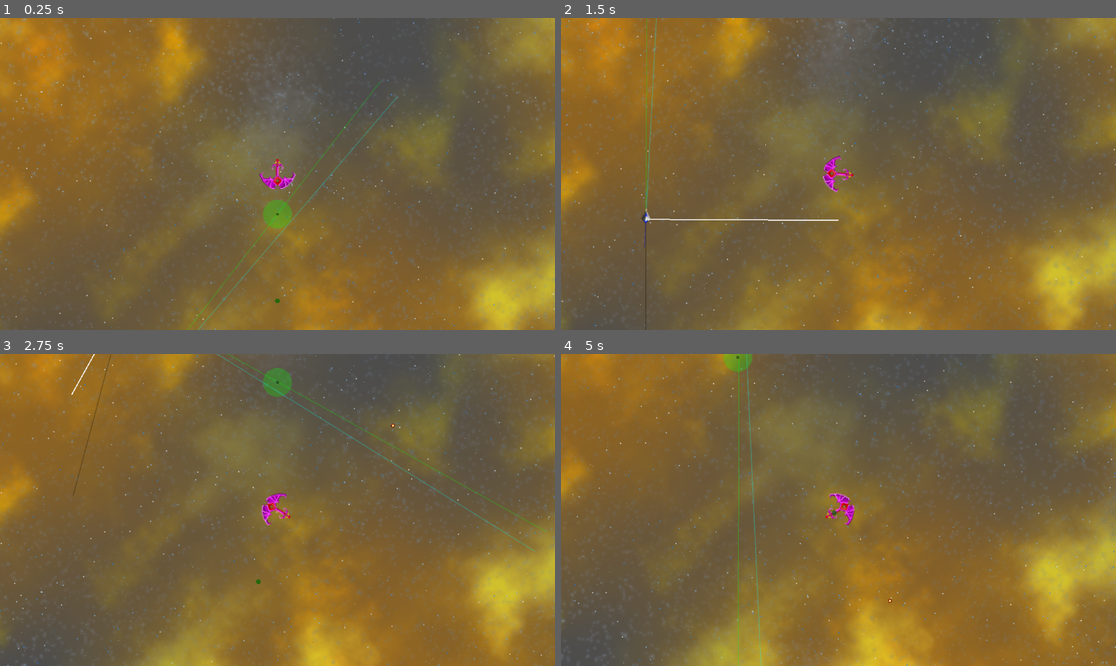
Above: before the commit, frames 1-4 (two rows, left to right).
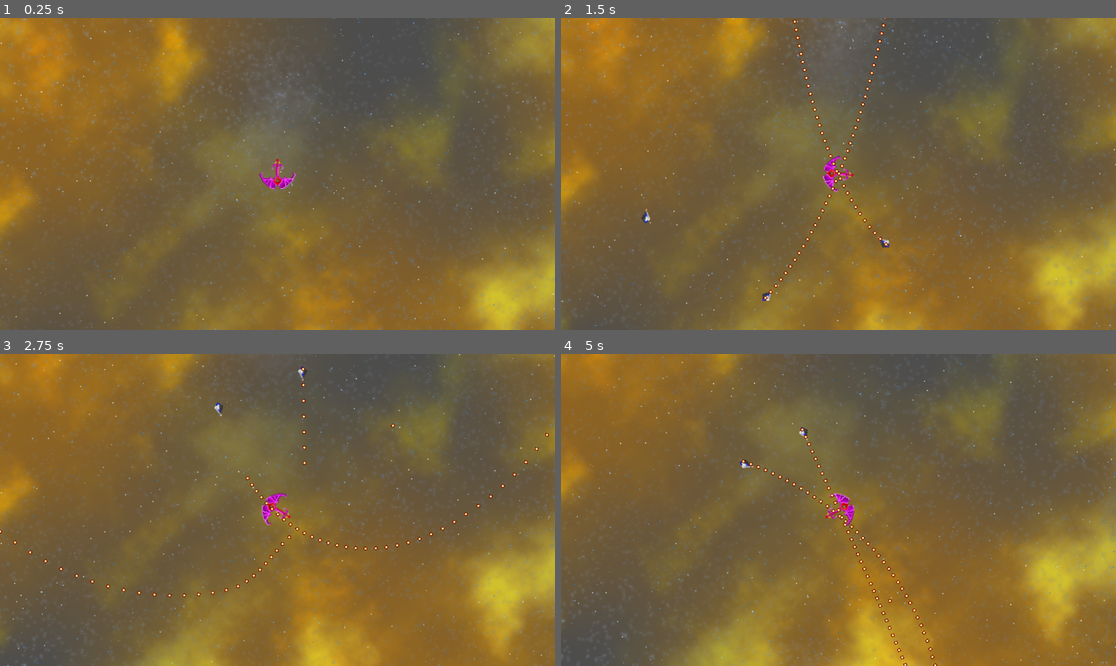
Above: after the commit, the same moments.

Repository: jorisvddonk/after-the-doctrinal-conflict
Game: Godot game, scene res://main.tscn
Same seed, same stepped clock (60 frames per second), same inputs: the game is played once before the commit and once after it.
Inputs:
- Up to frame 1 (0.25 s): no input
- Up to frame 2 (1.5 s): tap Enter at 0.5, 1.35 s; hold D 0.53-1.28 s; hold Enter 0.53-1.28 s; tap Space at 0.77 s; hold A from 1.28 s (still down)
- Up to frame 3 (2.75 s): tap Space at 1.52 s; release A at 2.03 s; hold D from 2.03 s (still down); hold Enter from 2.03 s (still down)
- Up to frame 4 (5 s): release D at 2.78 s; release Enter at 2.78 s; hold W 2.78-3.53 s; tap Enter at 2.85, 4.35 s; tap Space at 3.02, 3.77, 4.52 s; hold Enter 3.53-4.28 s; hold A from 3.53 s (still down)

The runs differ from the first frame. In frame 1, 0.7% of the frame differs, in the area x 33-72%, y 20-100%; in frame 2, 0.9%; in frame 3, 1.4%, in the area x 0-99%, y 0-79%; in frame 4, 1.1%.

Commit message:
add some extra ships for some extra fun

Diff:
--- a/src/main.gd
+++ b/src/main.gd
@@ -5,11 +5,11 @@
 
 func _ready():
 	rng.randomize()
-	$PlayerShip.shoot.connect(_on_Ship_shoot.bind($PlayerShip))
 	$PlayerShip.debug.connect(_on_Debug)
-	#$Ship.shoot.connect(_on_Ship_shoot.bind($Ship))
-	#$Ship2.shoot.connect(_on_Ship_shoot.bind($Ship2))
-	$Ship3.shoot.connect(_on_Ship_shoot.bind($Ship3))
+	for child in self.get_children():
+		print(child)
+		if child.has_signal('shoot'):
+			child.shoot.connect(_on_Ship_shoot.bind(child))
 
 func _on_Ship_shoot(shotBaseSpeed, targetpos, ship):
 	var bullet = Bullet.instantiate()
--- a/src/main.tscn
+++ b/src/main.tscn
@@ -16,4 +16,11 @@
 [node name="Ship3" parent="." instance=ExtResource("5_6nvvg")]
 position = Vector2(100, 400)
 velocity = Vector2(0, 0)
-showDebugInfo = true
+
+[node name="Ship4" parent="." instance=ExtResource("5_6nvvg")]
+position = Vector2(599, 452)
+velocity = Vector2(0, 0)
+
+[node name="Ship5" parent="." instance=ExtResource("5_6nvvg")]
+position = Vector2(348, 563)
+velocity = Vector2(0, 0)
